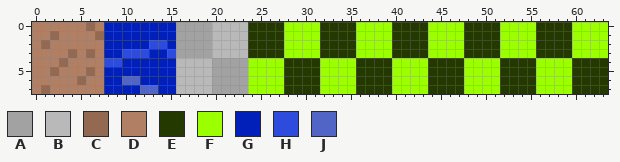
Two versions of one pixel-art file, raw-assets/background_tiles.aseprite. Above, as it was before the edit.
64x8 pixels, 1 frame.
Palette (. is transparent): A #a2a2a2  B #b9b9b9  C #946952  D #b17f64  E #233900  F #9bff00  G #0020b9  H #2d4cdd  J #5065c6
Pixels before, first column x 0:
0 DDDDDDCDGGGGGGGGAAAABBBBEEEEFFFFEEEEFFFFEEEEFFFFEEEEFFFFEEEEFFFF
1 DDCDDDDCGGGGGGGGAAAABBBBEEEEFFFFEEEEFFFFEEEEFFFFEEEEFFFFEEEEFFFF
2 DCDDDDDDGGGGGHHGAAAABBBBEEEEFFFFEEEEFFFFEEEEFFFFEEEEFFFFEEEEFFFF
3 DDDDCDCDGGHHHGGHAAAABBBBEEEEFFFFEEEEFFFFEEEEFFFFEEEEFFFFEEEEFFFF
4 DDDCDDDDHHGGGGGGBBBBAAAAFFFFEEEEFFFFEEEEFFFFEEEEFFFFEEEEFFFFEEEE
5 DDCDDDCDGGGGGGGGBBBBAAAAFFFFEEEEFFFFEEEEFFFFEEEEFFFFEEEEFFFFEEEE
6 DDDDDCDDGGJJGGGGBBBBAAAAFFFFEEEEFFFFEEEEFFFFEEEEFFFFEEEEFFFFEEEE
7 DCDDDDDDGGGGJJGGBBBBAAAAFFFFEEEEFFFFEEEEFFFFEEEEFFFFEEEEFFFFEEEE
Now the later version:
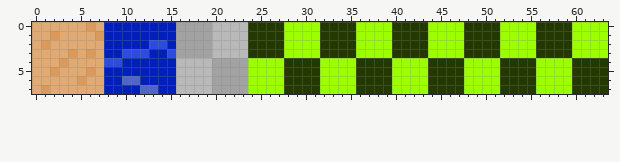
From the commit log: Change sand texture
The edit:
{"colour":"C","old":"#946952","new":"#db9a59"}
{"colour":"D","old":"#b17f64","new":"#e1aa72"}
{"label":"changed","picture_box":[32,22,104,94]}
